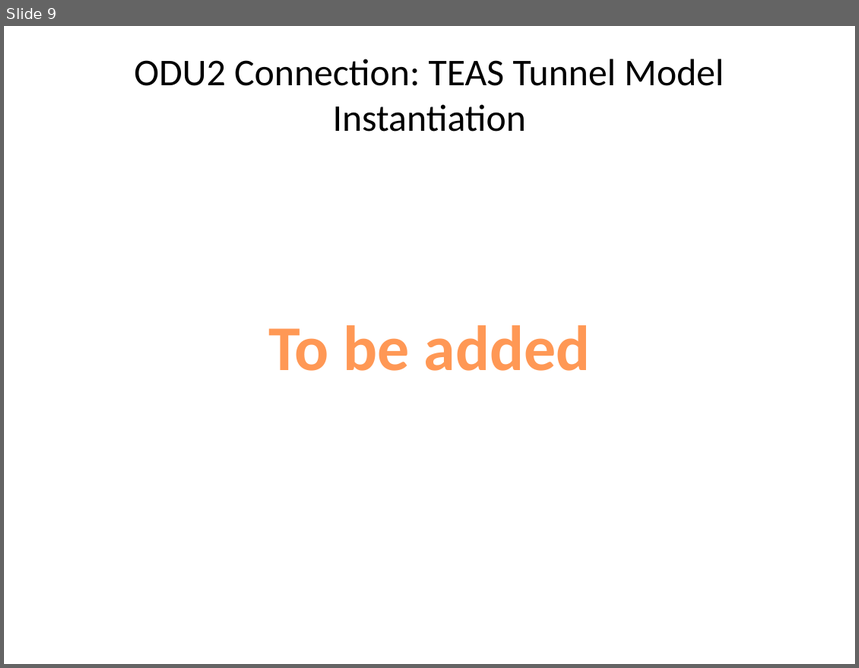
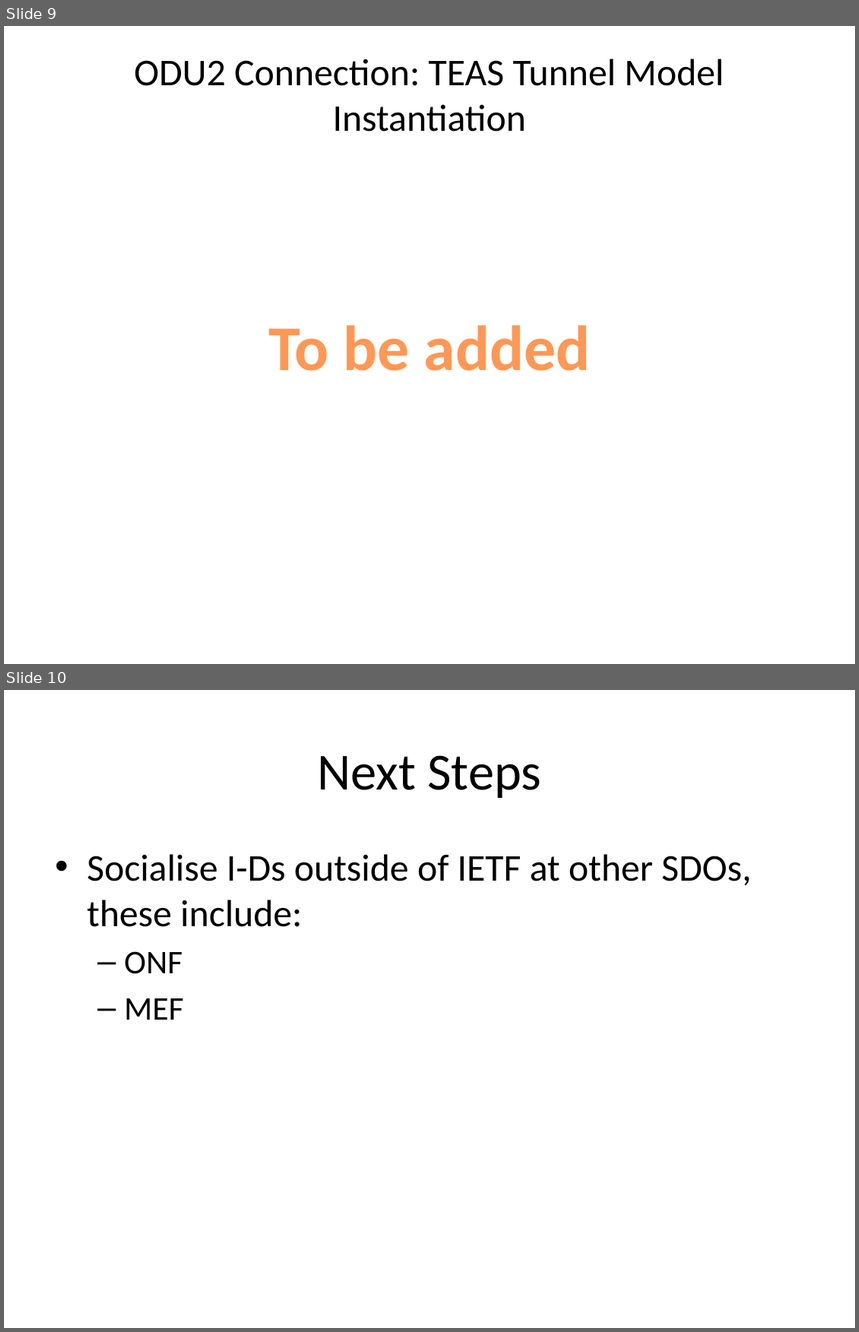
Before and after one commit to ietf-ccamp-wg/transport-nbi, a slide deck: Meetings/2017-07-20-IETF99/tnbidt-ietf-99-ccamp-01.pptx. Shown one above the other, each under a label of ours: slide 9 before the commit, slides 9 and 10 after it. The pictures are 859x668 and 859x1332 pixels, drawn with LibreOffice and Linux fonts; fonts in the diff are those of the drawing. Boxes give left, top, right and bottom in pixels: in the first picture for what was removed or moved away, otherwise in the second. Text is boxed around its words. In the diff, an @@ line names an element or a change of style, - is before the commit and + after.

Commit message:
New revision of IETF 99 slides

```diff
--- a/Meetings/2017-07-20-IETF99/tnbidt-ietf-99-ccamp-01.pptx
+++ b/Meetings/2017-07-20-IETF99/tnbidt-ietf-99-ccamp-01.pptx
@@ slide 10 added at (4,690,855,1328), background #FFFFFF @@
@@ title added at (317,755,541,798), 44 pt, text #000000 @@
+Next Steps
@@ text added at (87,854,751,1020), 32 pt, text #000000 @@
+• Socialise I-Ds outside of IETF at other SDOs, these include:
+  – ONF
+  – MEF
```
Also in this commit, not shown: 1 slide changed, 1 other file.
